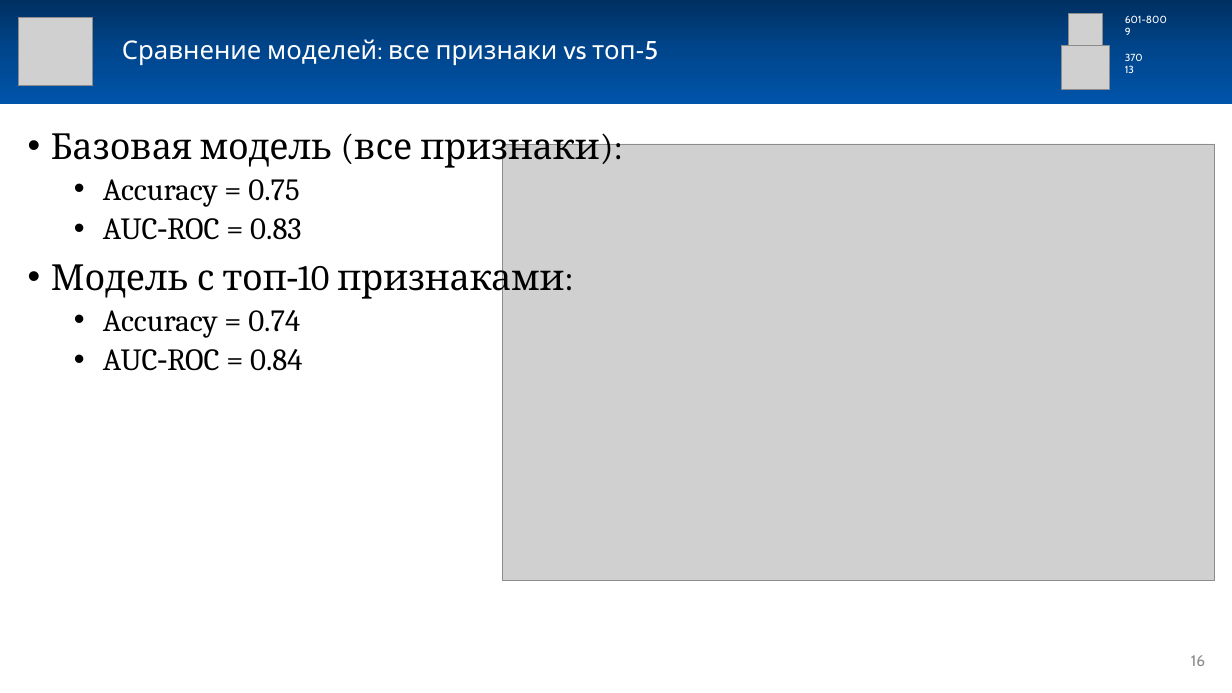
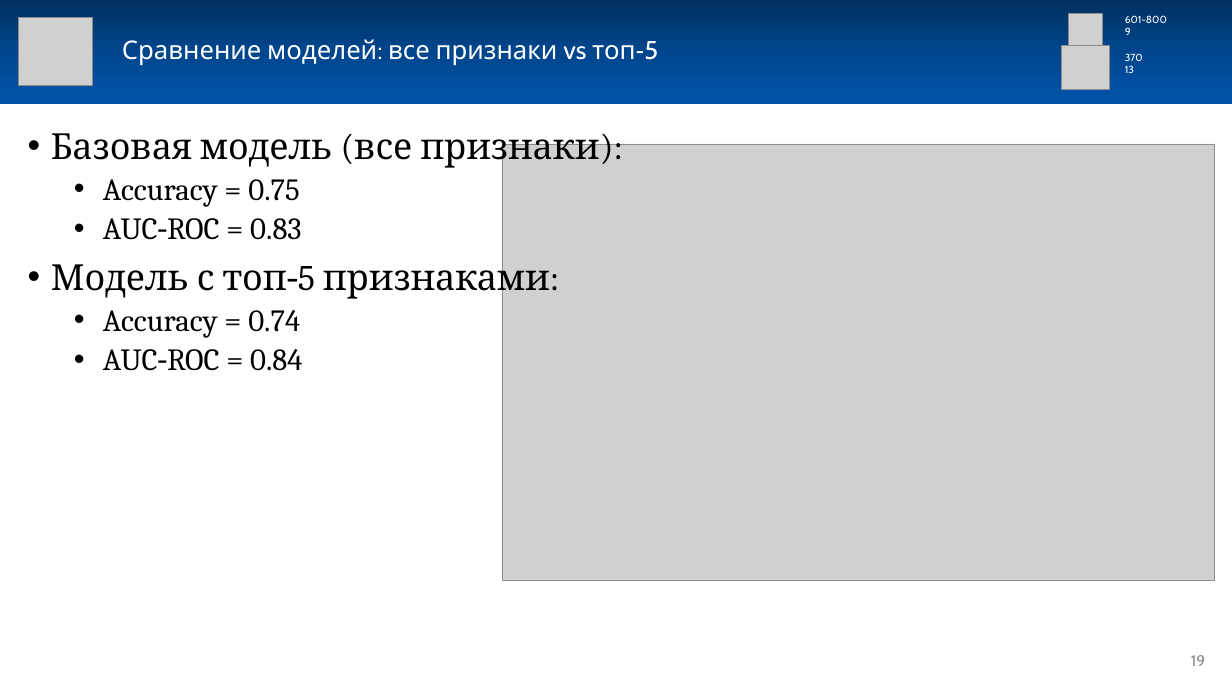
Before and after one commit to RamiliaV/DV3_AI_repository, a slide deck: slide 19 of Тема 2/ДВ_3_ИИ_Практика_2-1.pptx (slide 16 before the commit). Drawn at 1232x693 pixels with LibreOffice and Linux fonts; fonts in the diff are those of the drawing; grey boxes stand for pictures. Boxes give left, top, right and bottom in pixels: in the first picture for what was removed or moved away, otherwise in the second. Text is boxed around its words. In the diff, an @@ line names an element or a change of style, - is before the commit and + after.

```diff
--- a/Тема 2/ДВ_3_ИИ_Практика_2-1.pptx
+++ b/Тема 2/ДВ_3_ИИ_Практика_2-1.pptx
@@ text at [51,256,550,300]: text changed @@
-• Модель с топ‑10 признаками:
+• Модель с топ‑5 признаками:
@@ page number at [1191,655,1205,666]: text changed @@
-16
+19
```
Also in this commit, not shown: 3 slides added, 3 other files.
